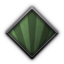
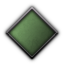
Comparing the layer stacks of the two 64 × 64 images. Changes:
hid "Calque 6" over [10, 10, 52, 56]
